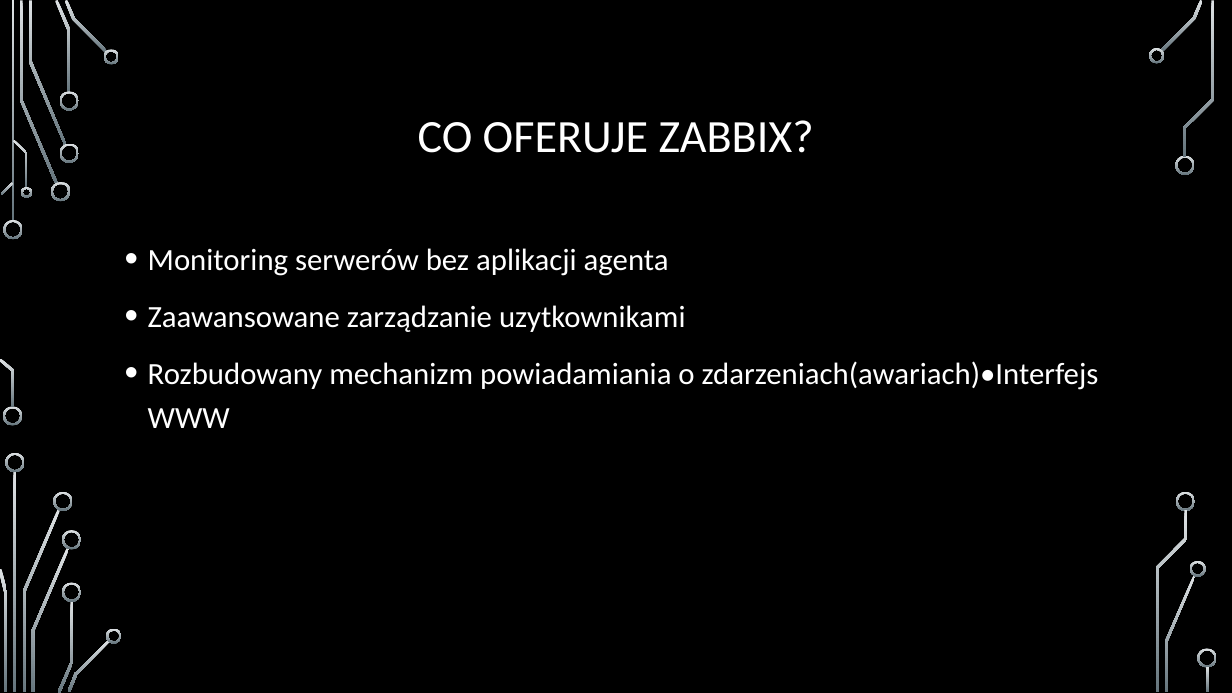
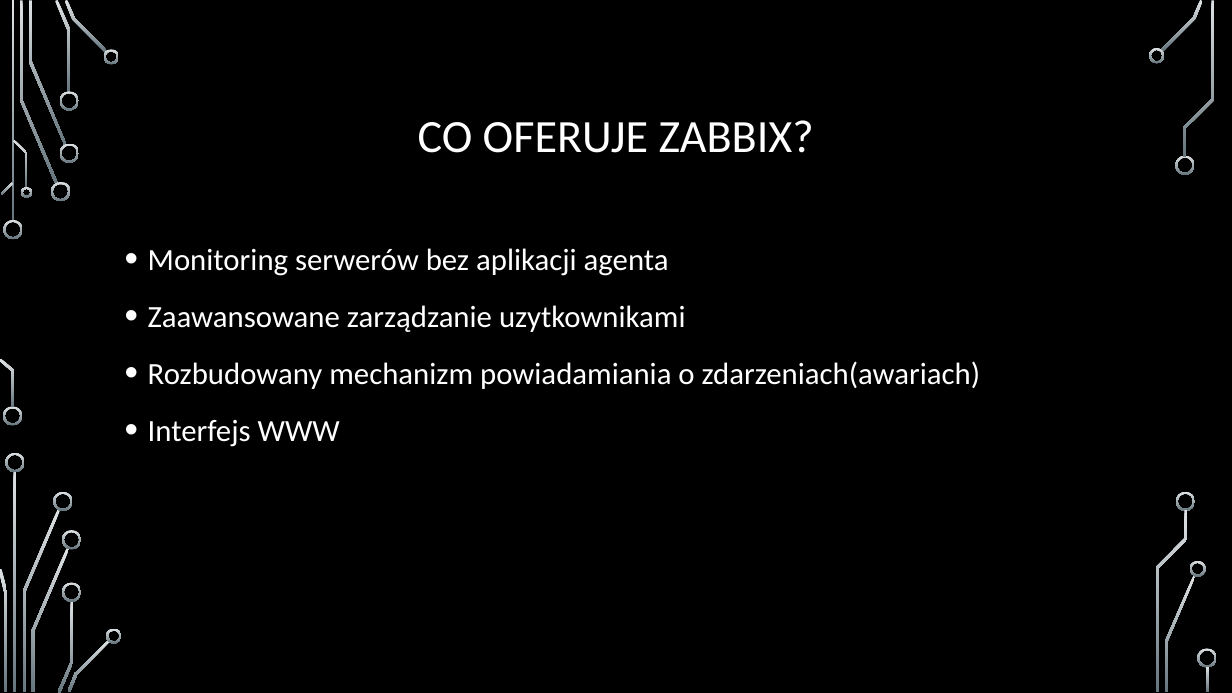
Before and after one commit to arcziko9/ZarzadzanieSystemamiInformatycznymiPOLSL, a slide deck: slide 5 of Projekt1/Adam_Kierat_Arkadiusz_Kałuża_Modul1_prezentacja.pptx. Drawn at 1232x693 pixels with LibreOffice and Linux fonts; fonts in the diff are those of the drawing; background and template pictures are left out. Boxes give left, top, right and bottom in pixels: in the first picture for what was removed or moved away, otherwise in the second. Text is boxed around its words. In the diff, an @@ line names an element or a change of style, - is before the commit and + after.

```diff
--- a/Projekt1/Adam_Kierat_Arkadiusz_Kałuża_Modul1_prezentacja.pptx
+++ b/Projekt1/Adam_Kierat_Arkadiusz_Kałuża_Modul1_prezentacja.pptx
@@ text at [148,361,980,447]: text changed @@
-• Rozbudowany mechanizm powiadamiania o zdarzeniach(awariach)•Interfejs WWW
+• Rozbudowany mechanizm powiadamiania o zdarzeniach(awariach)
+• Interfejs WWW
```
Also in this commit, not shown: 1 other slide changed, 4 other files.
